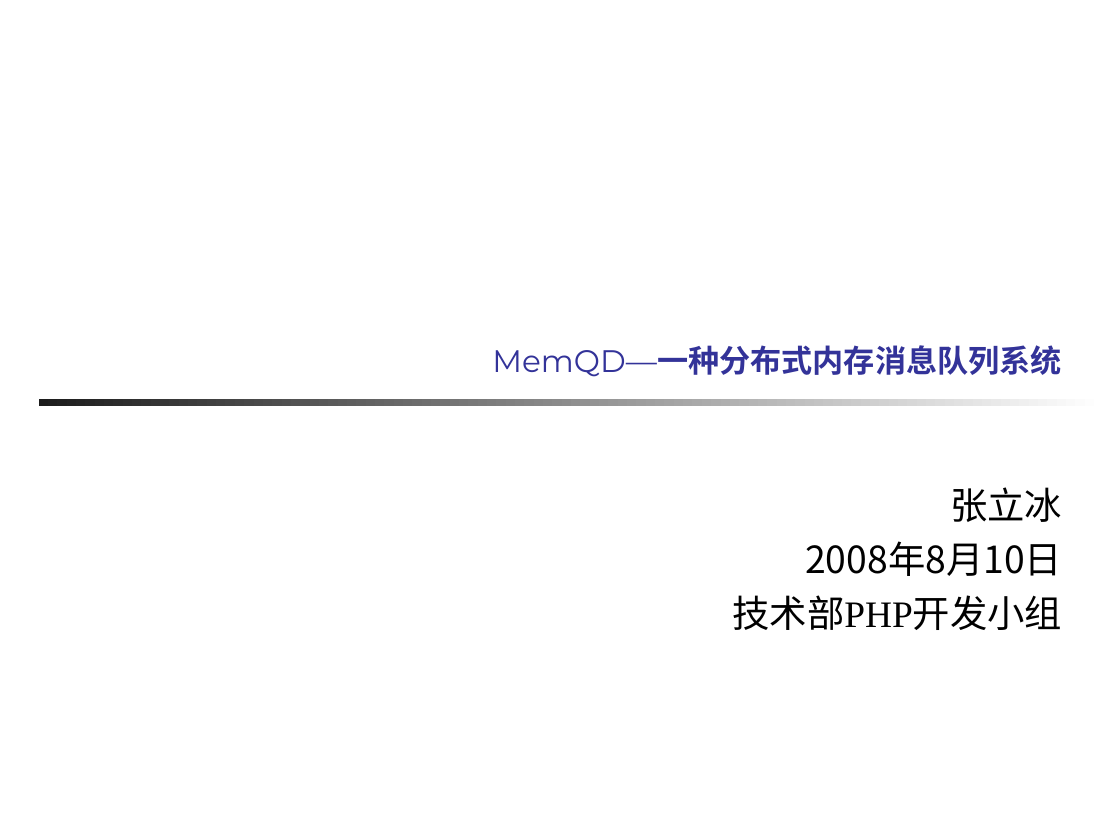
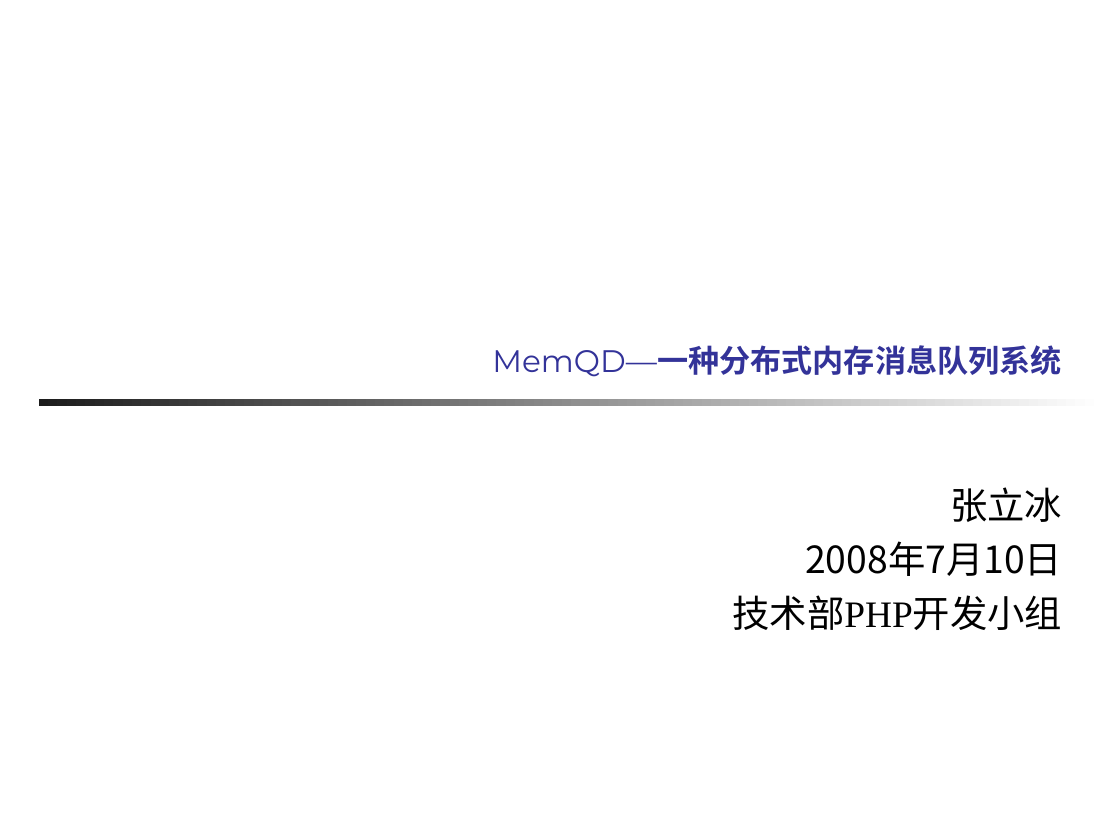
Before and after one commit to roast/memqd, a slide deck: slide 1 of doc/MemQD.ppt. Drawn at 1120x840 pixels with LibreOffice and Linux fonts; fonts in the diff are those of the drawing; background and template pictures are left out. Boxes give left, top, right and bottom in pixels: in the first picture for what was removed or moved away, otherwise in the second. Text is boxed around its words. In the diff, an @@ line names an element or a change of style, - is before the commit and + after.

```diff
--- a/doc/MemQD.ppt
+++ b/doc/MemQD.ppt
@@ subtitle at [805,541,1062,576]: text changed @@
-2008年8月10日
+2008年7月10日
```
Also in this commit, not shown: 1 other slide changed.
